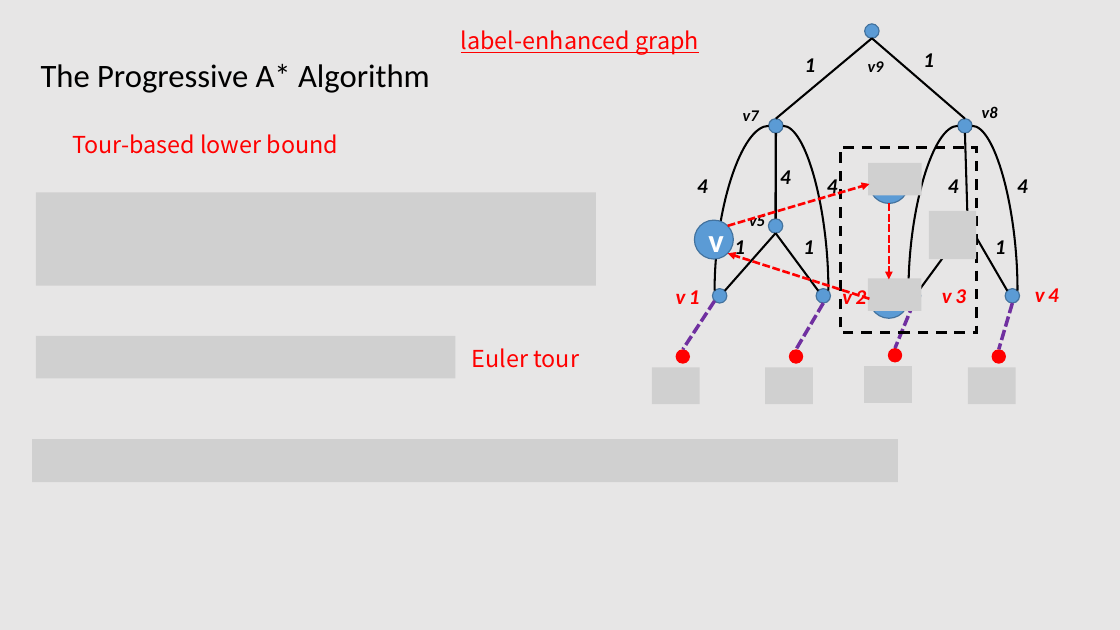
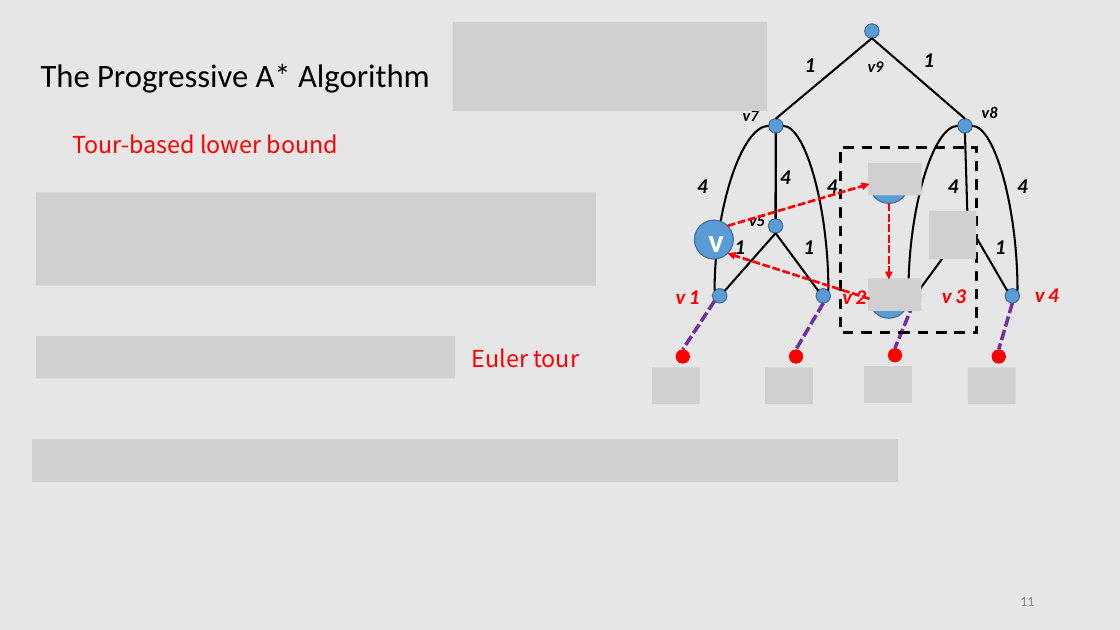
Before and after one commit to tianzhuwei/PPT, a slide deck: slide 11 of Efficient and Progressive GST Search.pptx. Drawn at 1120x630 pixels with LibreOffice and Linux fonts; fonts in the diff are those of the drawing; grey boxes stand for pictures. Boxes give left, top, right and bottom in pixels: in the first picture for what was removed or moved away, otherwise in the second. Text is boxed around its words. In the diff, an @@ line names an element or a change of style, - is before the commit and + after.

```diff
--- a/Efficient and Progressive GST Search.pptx
+++ b/Efficient and Progressive GST Search.pptx
@@ picture added at [453, 22, 768, 111] @@
@@ text removed at [461, 30, 698, 55] @@
-label-enhanced graph
@@ page number added at [1020, 597, 1034, 606], 12 pt, text #8C8C8C @@
+11
```
Also in this commit, not shown: 16 other slides changed, 1 slide added, 2 slides removed.
